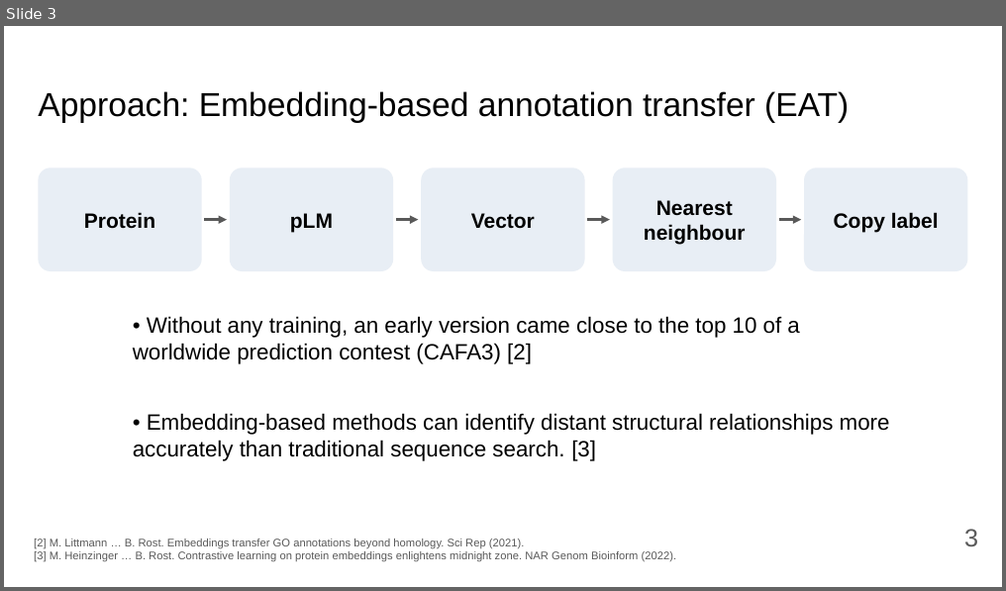
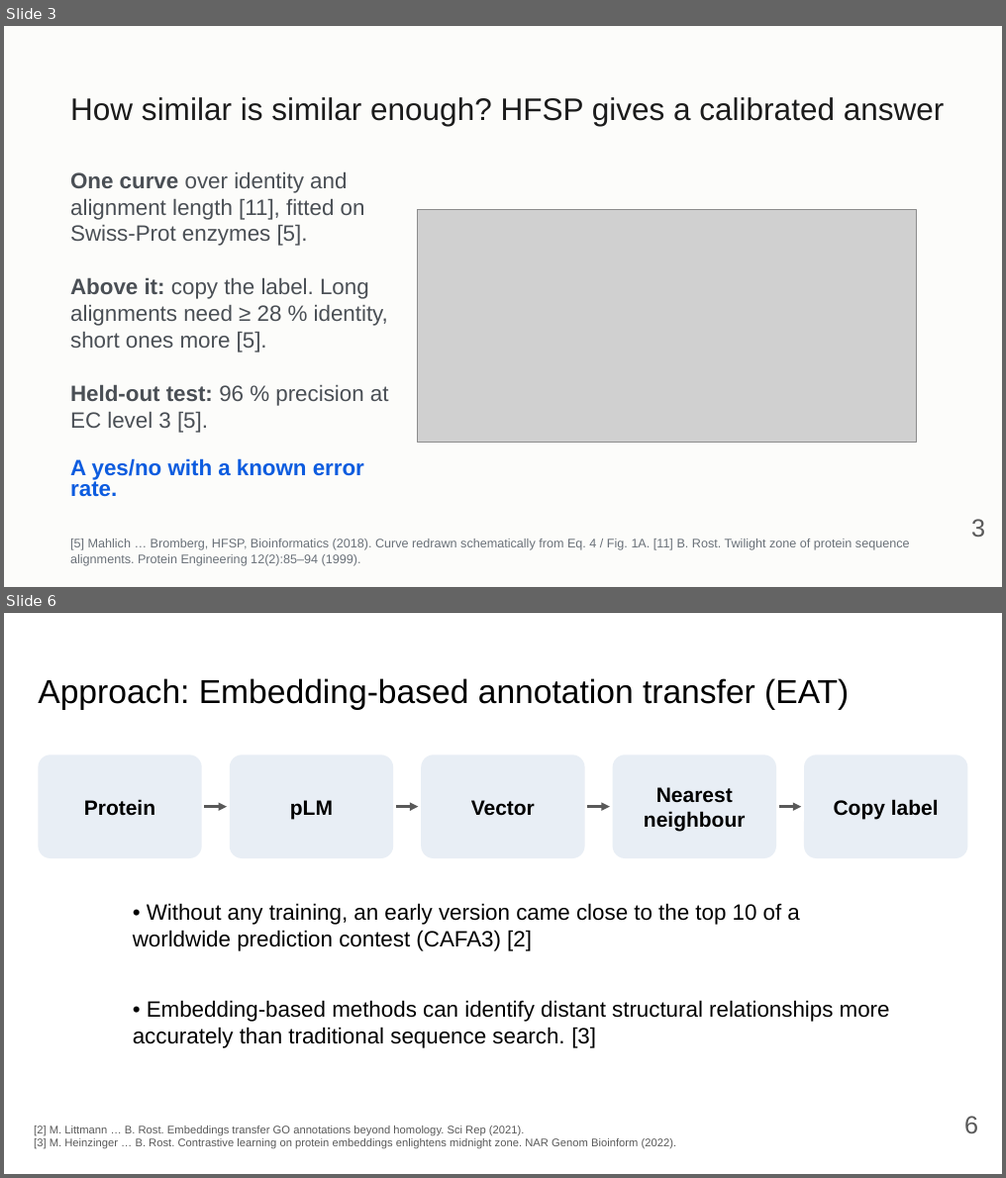
Before and after one commit to Pollysoma/protein-prediction-project-2, a slide deck: presentation/2026-11-02_pitch.pptx. Shown one above the other, each under a label of ours: slide 3 before the commit, slides 3 and 6 after it; the slides between them are not shown. The pictures are 1006x591 and 1006x1178 pixels, drawn with LibreOffice and Linux fonts; fonts in the diff are those of the drawing; grey boxes stand for pictures. Boxes give left, top, right and bottom in pixels: in the first picture for what was removed or moved away, otherwise in the second. Text is boxed around its words. In the diff, an @@ line names an element or a change of style, - is before the commit and + after.

```diff
--- a/presentation/2026-11-02_pitch.pptx
+++ b/presentation/2026-11-02_pitch.pptx
@@ slide 3 added at (4, 26, 1002, 587), background #FCFCFA @@
@@ title added at (70, 97, 944, 126), 22.5 pt, text #1B1B1B @@
+How similar is similar enough? HFSP gives a calibrated answer
@@ text added at (70, 173, 389, 497), 16 pt, text #4A4F55 @@
+One curve over identity and alignment length [11], fitted on Swiss-Prot enzymes [5].
+Above it: copy the label. Long alignments need ≥ 28 % identity, short ones more [5].
+Held-out test: 96 % precision at EC level 3 [5].
+A yes/no with a known error rate.
@@ picture added at (417, 209, 916, 442) @@
@@ page number added at (971, 519, 985, 537), 18 pt, text #595959 @@
+3
@@ text added at (70, 539, 910, 567), 9 pt, text #6A7179 @@
+[5] Mahlich … Bromberg, HFSP, Bioinformatics (2018). Curve redrawn schematically from Eq. 4 / Fig. 1A. [11] B. Rost. Twilight zone of protein sequence alignments. Protein Engineering 12(2):85–94 (1999).
@@ what was slide 3 is now slide 6 @@
@@ page number at (964, 1116, 978, 1134): text changed @@
-3
+6
```
Also in this commit, not shown: 2 slides changed, 3 other slides added, 1 slide removed, 1 other file.
